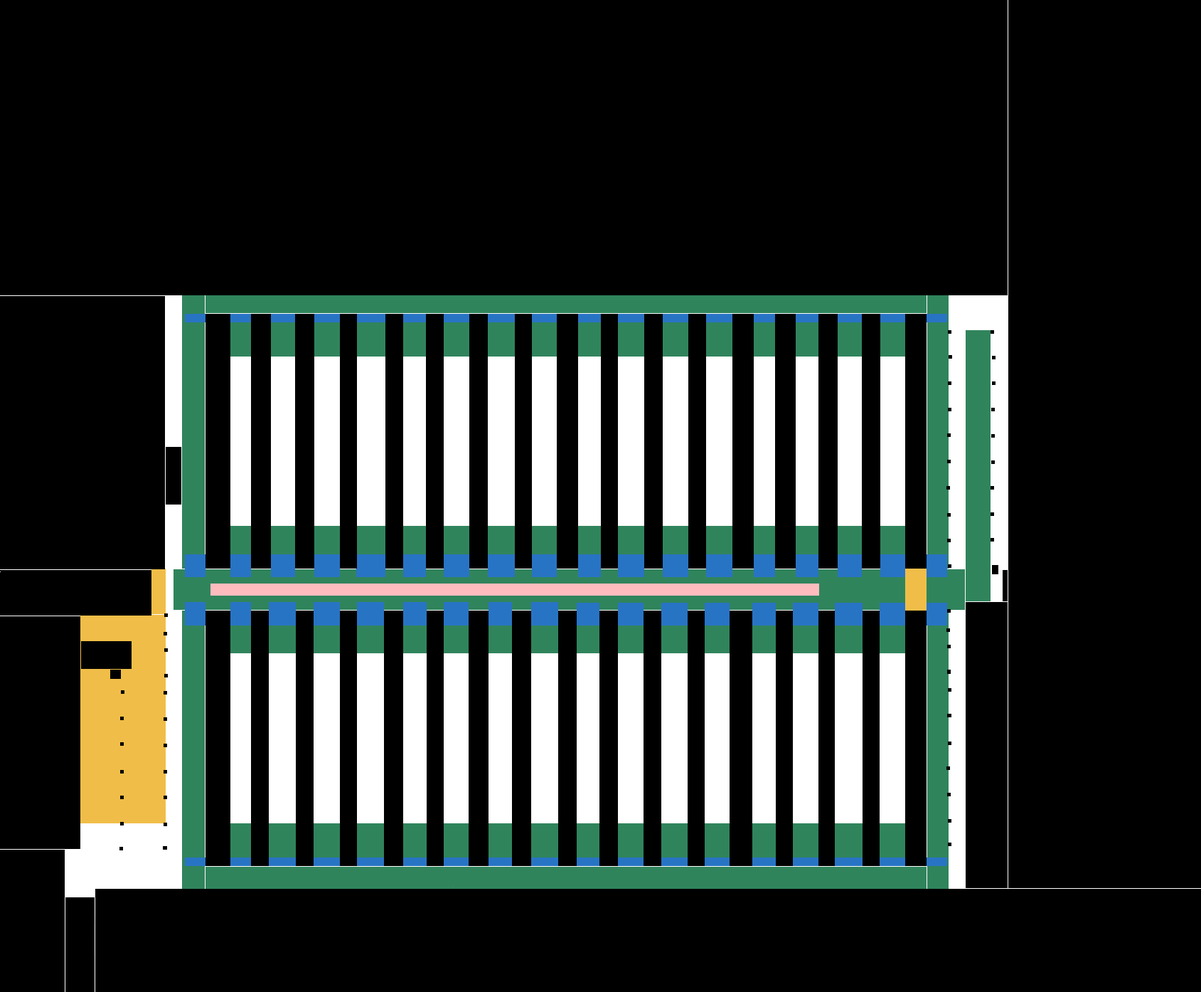
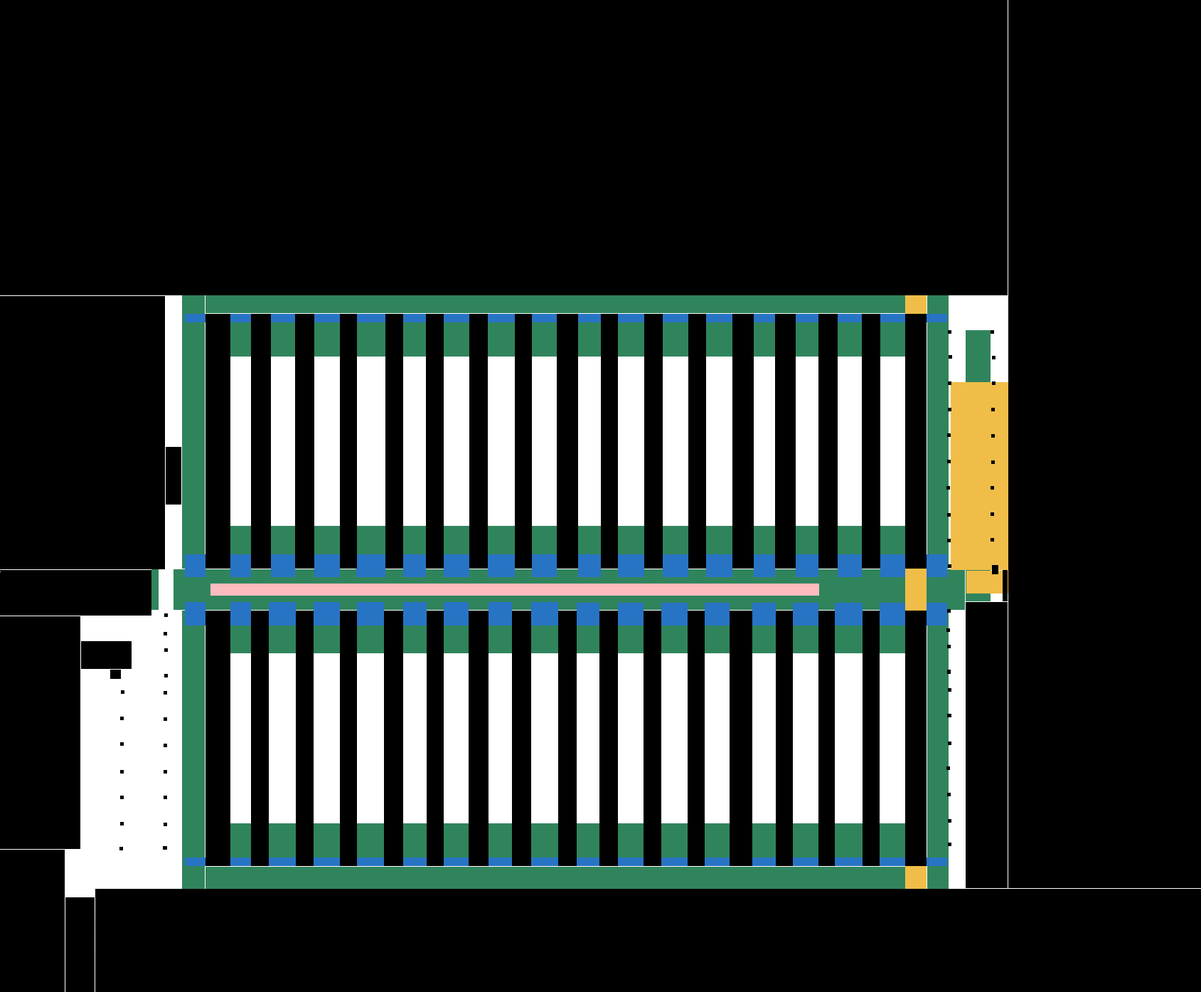
Two versions of the same layered image (1201x992). Layer-by-layer changes:
showed "One way West - East" over [905, 295, 927, 889]
painted on "One way East - West" over [80, 381, 1009, 824]
